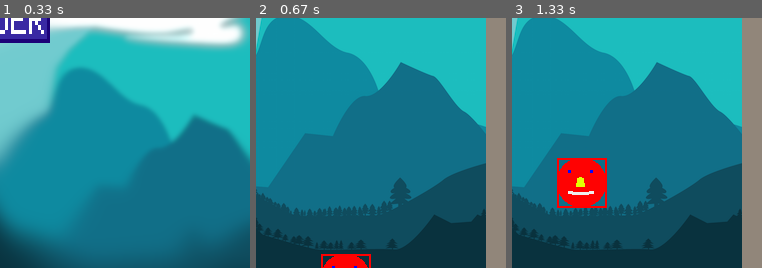
Above: before the commit, frames 1-3 (left to right).
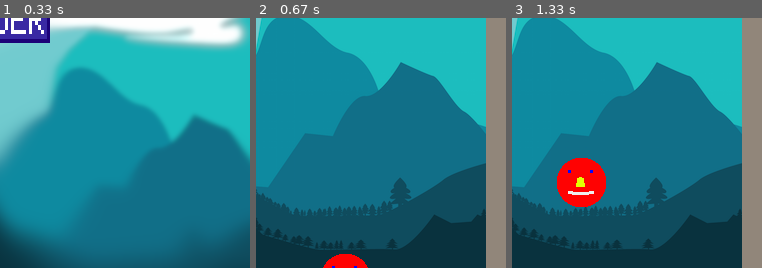
Above: after the commit, the same moments.

Repository: Wissi00/Projet-CMI
Game: pygame game, started from Main.py
The game is run twice, just before and just after one commit, with the same random seed, the same clock (stepped at 60 frames per second) and the same inputs.
Inputs (mouse positions are % of the whole screen's width and height, from its top left):
- Up to frame 1 (0.33 s): no input
- Up to frame 2 (0.67 s): click (50, 50) at 0.38 s
- Up to frame 3 (1.33 s): click (50, 57) at 0.72 s; click (50, 50) at 1.05 s
The pictures show only the part of the screen within x 50-100%, y 50-100%; the shares and areas given below are measured in that part.

Frame 1 is identical in both runs. In frame 2, 0.2% of the frame differs, in the area x 26-46%, y 94-100%; in frame 3, 0.5%, in the area x 18-38%, y 56-76%.

Commit message:
reglages apres fetch de luka

Diff:
--- a/Variables.py
+++ b/Variables.py
@@ -6,14 +6,14 @@
 global plafond
 plafond = 150
 screen = pygame.display.set_mode((500, 500))
-placeHolder=pygame.image.load("/Users/luka/Documents/GitHub/Projet-CMI/sprites/placeHolder.png")
-Jouer=pygame.image.load("/Users/luka/Documents/GitHub/Projet-CMI/sprites/Jouer.png")
-Power=pygame.image.load("/Users/luka/Documents/GitHub/Projet-CMI/sprites/Power.png")
-Fond=pygame.image.load("/Users/luka/Documents/GitHub/Projet-CMI/sprites/Fond.png")
-Fond2=pygame.image.load("/Users/luka/Documents/GitHub/Projet-CMI/sprites/Fond2.png")
-piqueImg=pygame.image.load("/Users/luka/Documents/GitHub/Projet-CMI/sprites/pique.png")
+placeHolder=pygame.image.load("sprites/placeHolder.png")
+Jouer=pygame.image.load("sprites/Jouer.png")
+Power=pygame.image.load("sprites/Power.png")
+Fond=pygame.image.load("sprites/Fond.png")
+Fond2=pygame.image.load("sprites/Fond2.png")
+piqueImg=pygame.image.load("sprites/pique.png")
 StartButton=Button(200,225,Jouer,100,50)
 ExitButton=Button (425,10,Power,50,50)
-oiseauImg=pygame.image.load("/Users/luka/Documents/GitHub/Projet-CMI/sprites/oiseau.png")
+oiseauImg=pygame.image.load("sprites/oiseau.png")
 clock=pygame.time.Clock()
 rect = screen.get_rect()
--- a/classes.py
+++ b/classes.py
@@ -49,7 +49,6 @@
     def draw(self):
         screen.blit(self.sprite,(self.x,self.y))
       #  pygame.draw.rect(screen, (255, 0, 0), self.rect, 2)
-        pygame.draw.rect(screen, (255, 0, 0), self.rect, 2)
 
     def mouvY(self, jump):
         if jump == False:
